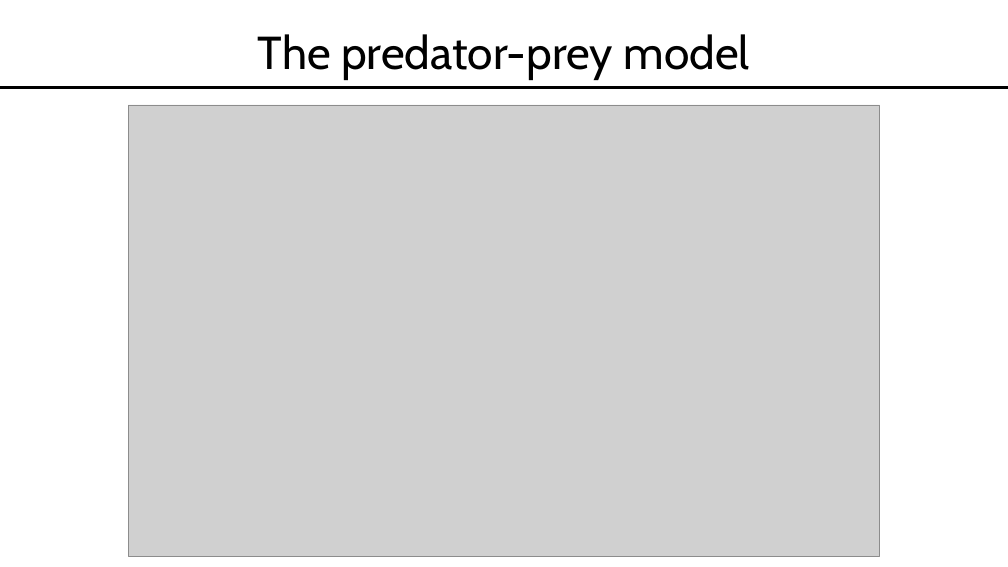
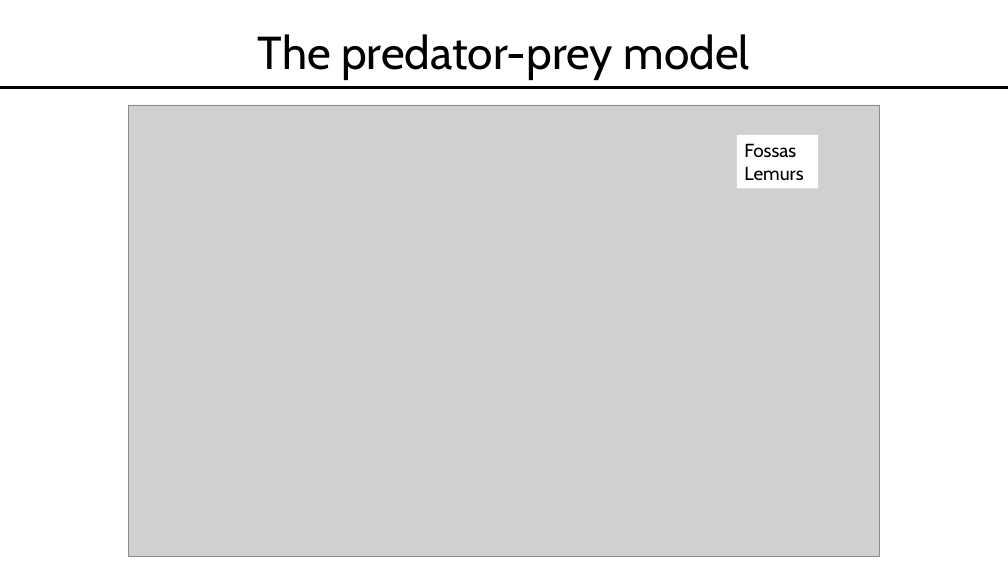
Before and after one commit to brooklabteam/www-e2m2, a slide deck: slide 85 of assets/2025/Lectures-PPT/Intro_CompartmentalModels_2025.pptx. Drawn at 1008x567 pixels with LibreOffice and Linux fonts; fonts in the diff are those of the drawing; grey boxes stand for pictures. Boxes give left, top, right and bottom in pixels: in the first picture for what was removed or moved away, otherwise in the second. Text is boxed around its words. In the diff, an @@ line names an element or a change of style, - is before the commit and + after.

```diff
--- a/assets/2025/Lectures-PPT/Intro_CompartmentalModels_2025.pptx
+++ b/assets/2025/Lectures-PPT/Intro_CompartmentalModels_2025.pptx
@@ rectangle added at (x1=737, y1=135, x2=819, y2=188), fill #FFFFFF, 18 pt, text #000000 @@
+Fossas
+Lemurs
```
Also in this commit, not shown: 1 other file.
